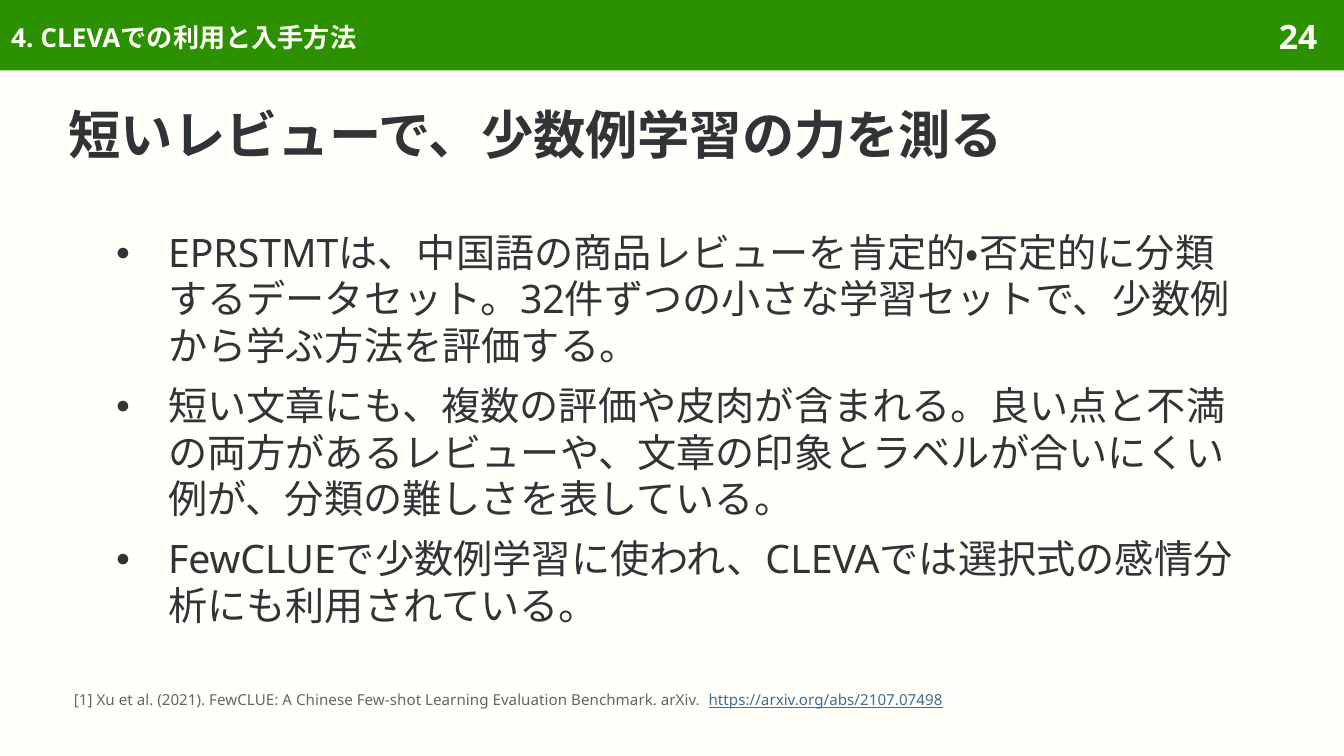
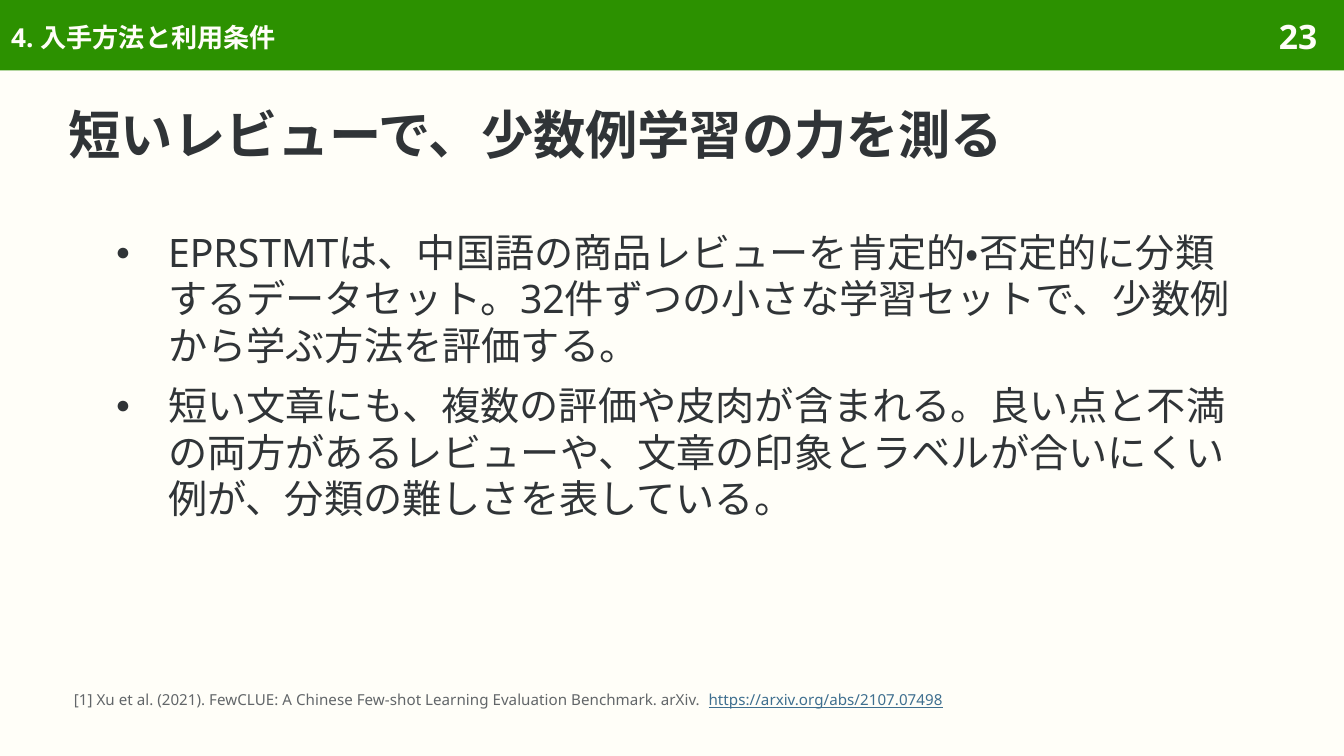
Before and after one commit to sasakiy84/datasets-in-10-minutes, a slide deck: slide 23 of slides/datasets-in-10-minutes-eprstmt.pptx (slide 24 before the commit). Drawn at 1344x756 pixels with LibreOffice and Linux fonts; fonts in the diff are those of the drawing. Boxes give left, top, right and bottom in pixels: in the first picture for what was removed or moved away, otherwise in the second. Text is boxed around its words. In the diff, an @@ line names an element or a change of style, - is before the commit and + after.

```diff
--- a/slides/datasets-in-10-minutes-eprstmt.pptx
+++ b/slides/datasets-in-10-minutes-eprstmt.pptx
@@ title at [11, 24, 276, 50]: text changed @@
-4. CLEVAでの利用と入手方法
+4. 入手方法と利用条件
@@ page number at [1279, 24, 1317, 50]: text changed @@
-24
+23
@@ text at [168, 540, 1232, 623]: paragraph removed @@
-● FewCLUEで少数例学習に使われ、CLEVAでは選択式の感情分析にも利用されている。
```
Also in this commit, not shown: 5 other slides changed, 2 slides removed, 56 other files.
